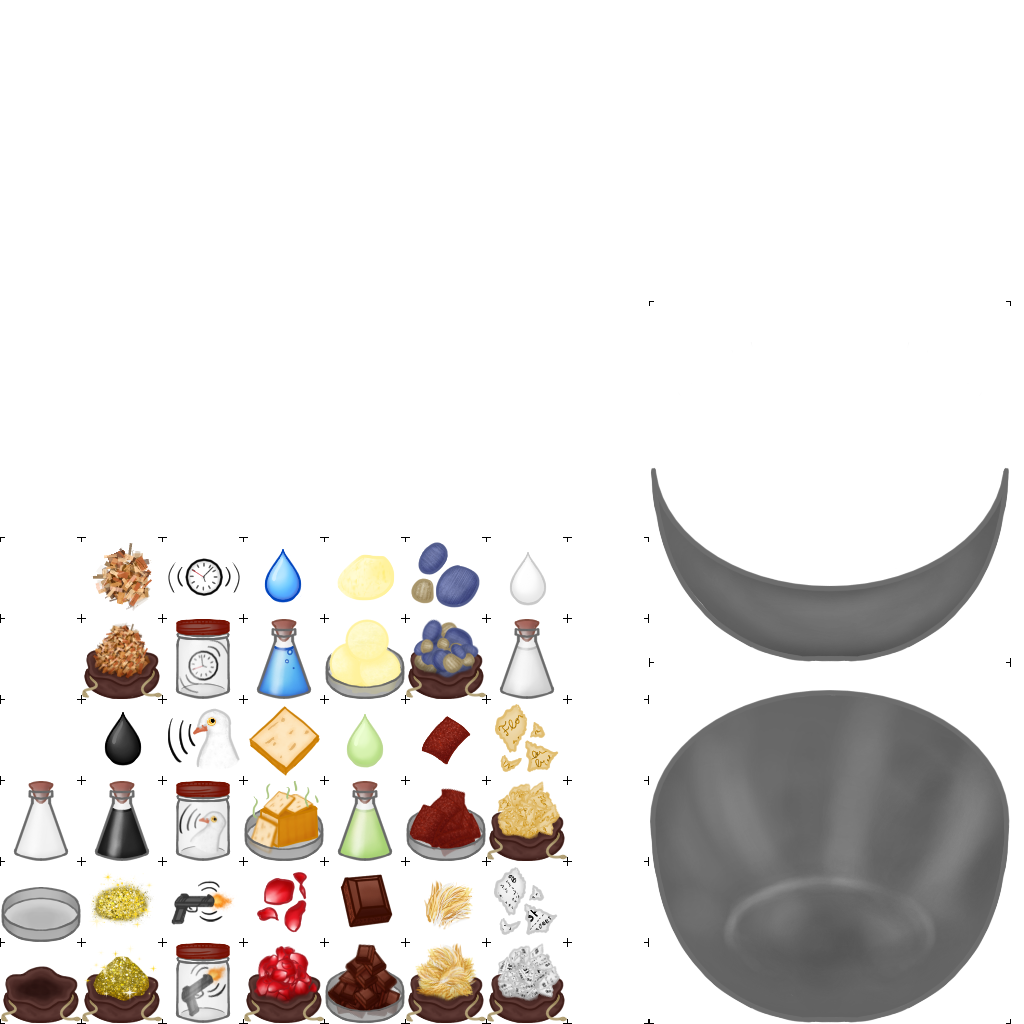
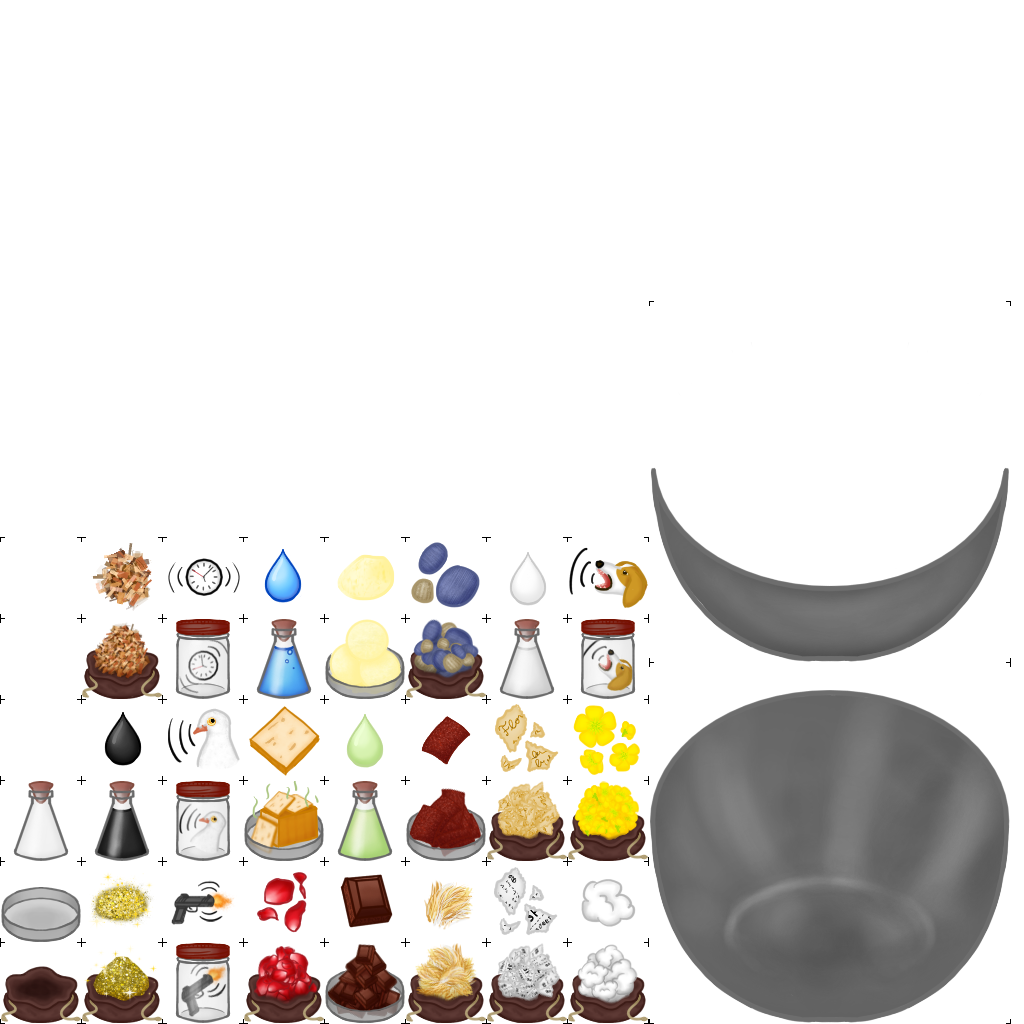
Two versions of the same layered image (1024 x 1024). Layer-by-layer changes:
painted on "80px 8x6 grid" over [568, 547, 648, 1023]
added group "soul" with 6 layers above "mind" over [568, 547, 648, 1023]
added layer "bowl beagle barks.png" in group "soul" over [569, 547, 648, 608]
added layer "ingredient beagle barks.png" in group "soul" over [573, 619, 639, 747]
added layer "bowl buttercups.png" in group "soul" over [573, 705, 645, 833]
added layer "ingredient buttercup.png" in group "soul" over [568, 781, 648, 909]
added layer "bowl teddy stuffing.png" in group "soul" over [581, 879, 636, 927]
added layer "ingredient teddy stuffing.png" in group "soul" over [568, 944, 648, 1023]
